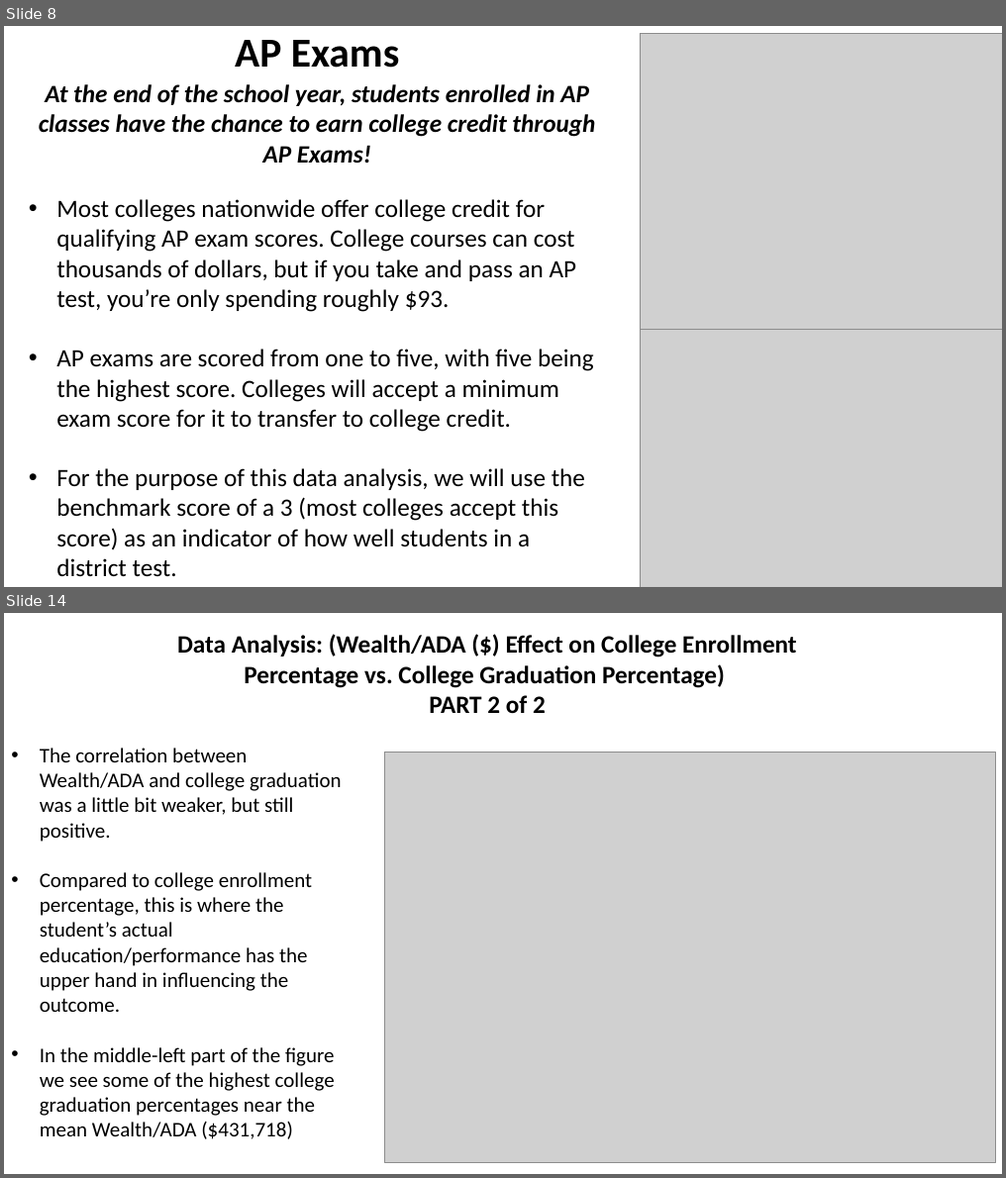
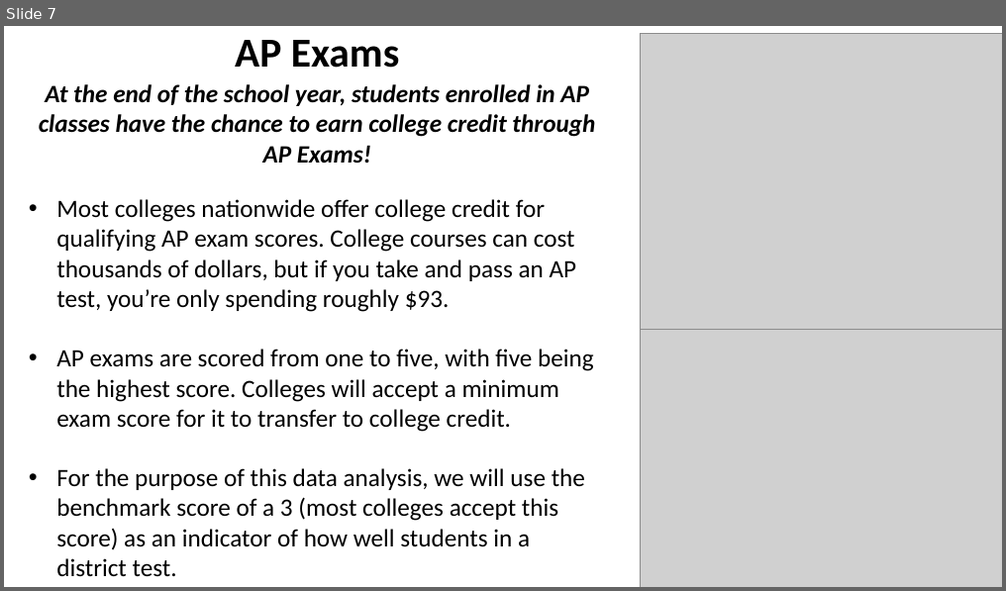
Before and after one commit to RachidRezzik/Texas_GradPercent_Predictor, a slide deck: TexasDistrictForecast.pptx. Shown one above the other, each under a label of ours: slides 8 and 14 before the commit, slide 7 after it; the slides between them are not shown. The pictures are 1006x1178 and 1006x591 pixels, drawn with LibreOffice and Linux fonts; fonts in the diff are those of the drawing; grey boxes stand for pictures. Boxes give left, top, right and bottom in pixels: in the first picture for what was removed or moved away, otherwise in the second. Text is boxed around its words. In the diff, an @@ line names an element or a change of style, - is before the commit and + after.

```diff
--- a/TexasDistrictForecast.pptx
+++ b/TexasDistrictForecast.pptx
@@ slide 14 removed at (4,613,1002,1174), background #FFFFFF @@
@@ text removed at (177,634,797,714) @@
-Data Analysis: (Wealth/ADA ($) Effect on College Enrollment Percentage vs. College Graduation Percentage)
-PART 2 of 2
@@ text removed at (40,748,342,1140) @@
-• The correlation between Wealth/ADA and college graduation was a little bit weaker, but still positive.
-• Compared to college enrollment percentage, this is where the student’s actual education/performance has the upper hand in influencing the outcome.
-• In the middle-left part of the figure we see some of the highest college graduation percentages near the mean Wealth/ADA ($431,718)
@@ picture removed at (385,753,996,1163) @@
@@ what was slide 8 is now slide 7 @@
```
Also in this commit, not shown: 7 slides changed, 14 slides added, 2 other slides removed, 3 other files.
